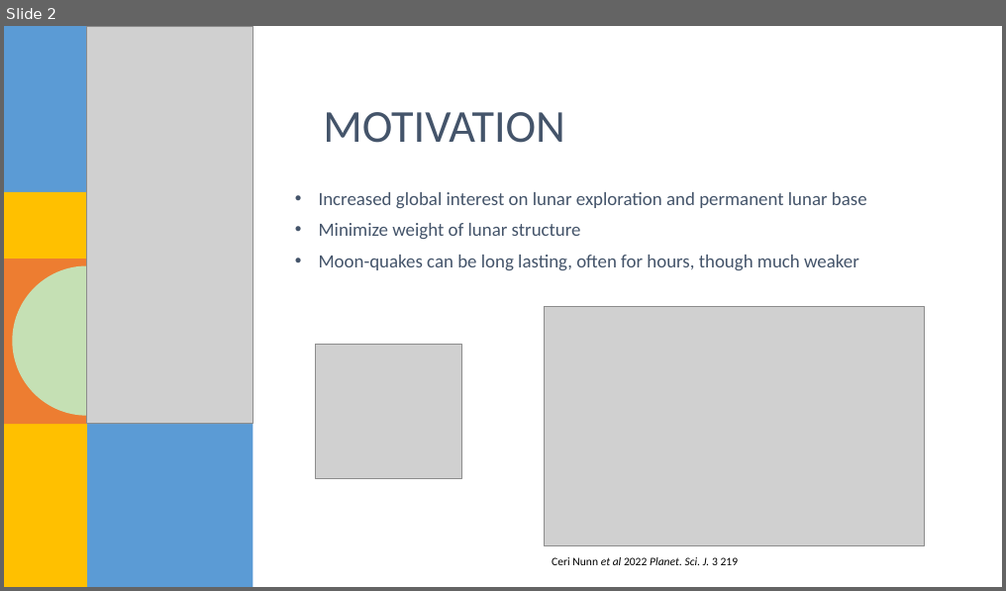
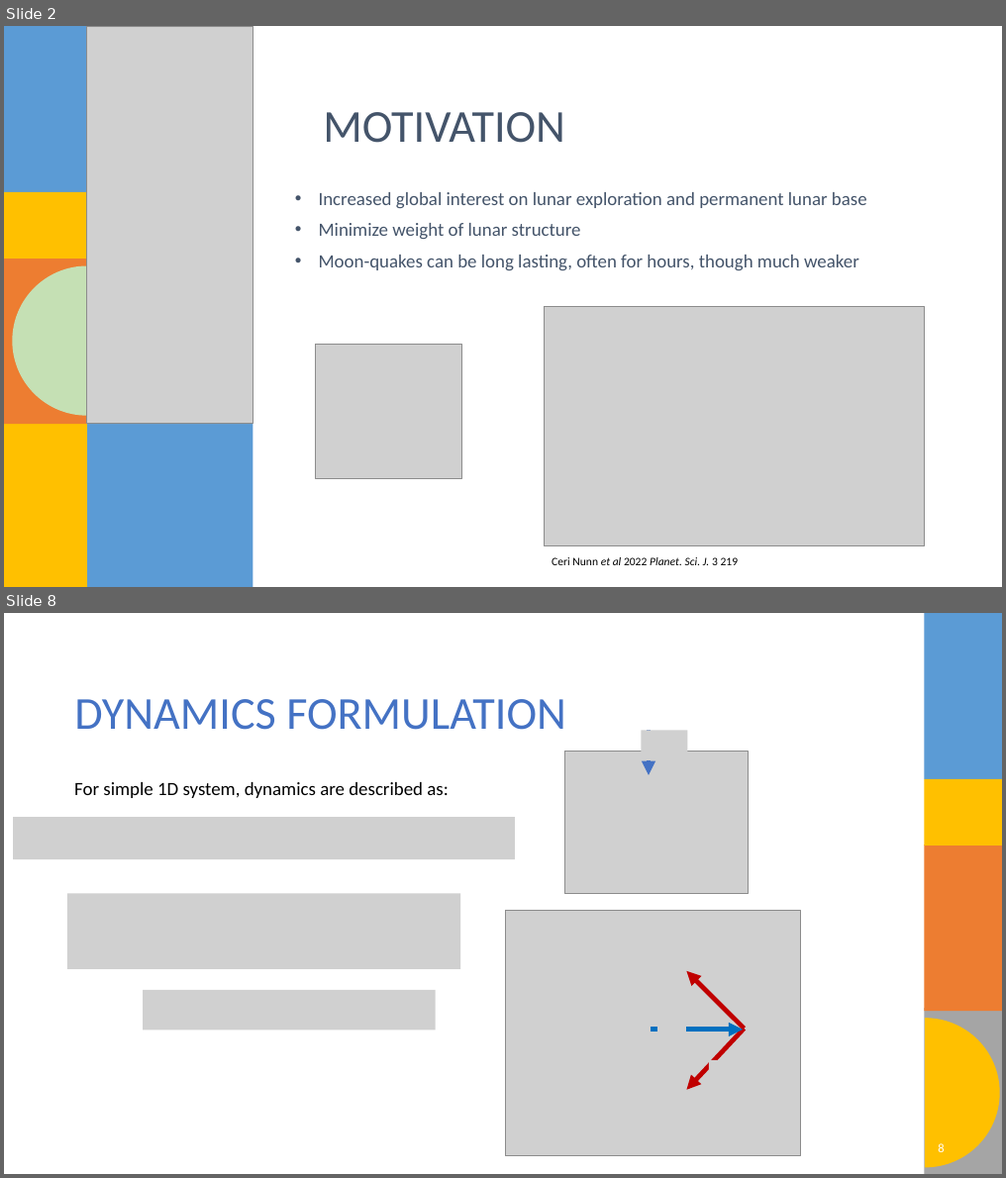
Before and after one commit to o-blip/school-2025-fall, a slide deck: Optimal_Controls/Project/Project Slides.pptx. Shown one above the other, each under a label of ours: slide 2 before the commit, slides 2 and 8 after it; the slides between them are not shown. The pictures are 1006x591 and 1006x1178 pixels, drawn with LibreOffice and Linux fonts; fonts in the diff are those of the drawing; grey boxes stand for pictures; background and template pictures are left out. Boxes give left, top, right and bottom in pixels: in the first picture for what was removed or moved away, otherwise in the second. Text is boxed around its words. In the diff, an @@ line names an element or a change of style, - is before the commit and + after.

```diff
--- a/Optimal_Controls/Project/Project Slides.pptx
+++ b/Optimal_Controls/Project/Project Slides.pptx
@@ slide 8 added at [4, 613, 1002, 1174], background #FFFFFF @@
@@ title added at [74, 699, 566, 730], 44 pt, text #4472C4 @@
+DYNAMICS FORMULATION
@@ picture added at [642, 730, 687, 760] @@
@@ arrow added from (648, 730) to (648, 775), #4472C4 4.5 pt @@
@@ picture added at [564, 751, 748, 894] @@
@@ text added at [74, 782, 448, 798], 18 pt, text #000000 @@
+For simple 1D system, dynamics are described as:
@@ picture added at [13, 817, 515, 861] @@
@@ picture added at [67, 894, 460, 969] @@
@@ picture added at [506, 910, 801, 1157] @@
@@ picture added at [712, 956, 740, 987] @@
@@ picture added at [143, 990, 436, 1030] @@
@@ arrow added from (745, 1029) to (687, 971), #C00000 4.5 pt @@
@@ picture added at [657, 1026, 686, 1059] @@
@@ group added at [924, 613, 1002, 1174]: 4 rectangles, 1 freeform shape @@
@@ arrow added from (650, 1030) to (743, 1030), #0070C0 4.5 pt @@
@@ arrow added from (745, 1029) to (687, 1090), #C00000 4.5 pt @@
@@ picture added at [709, 1060, 738, 1093] @@
@@ page number added at [938, 1144, 944, 1153], 12 pt, text #FFFFFF @@
+8
```
Also in this commit, not shown: 8 slides changed, 1 other slide added, 1 slide removed, 5 other files.
